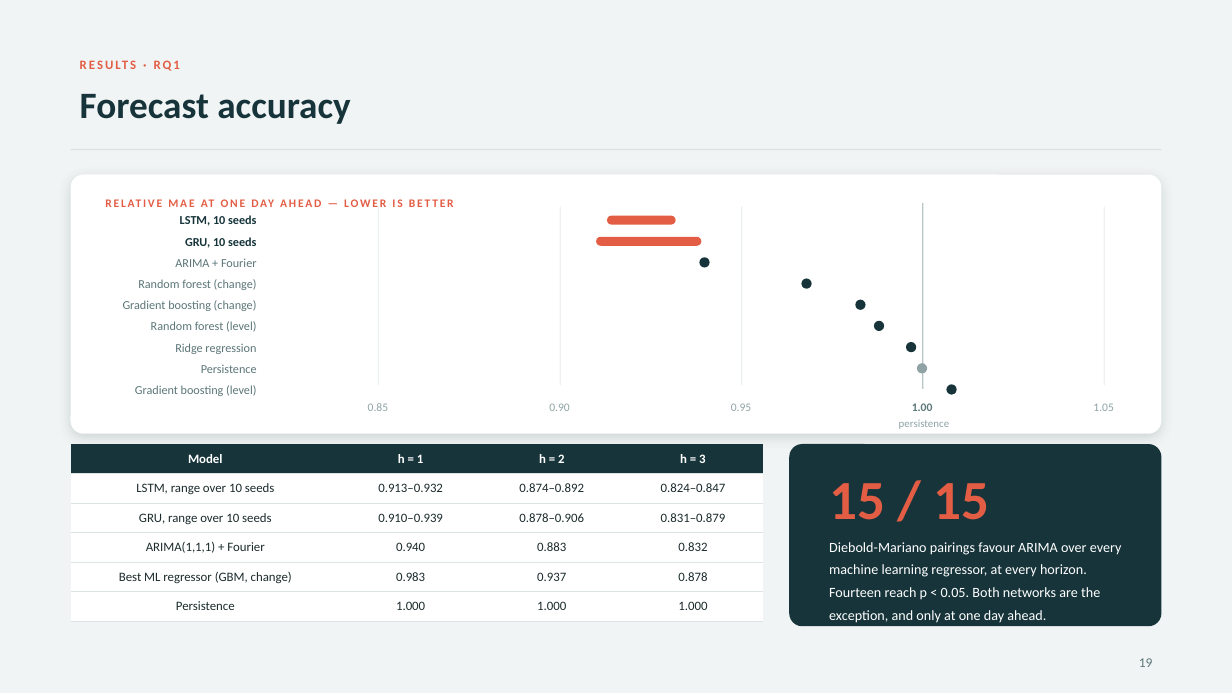
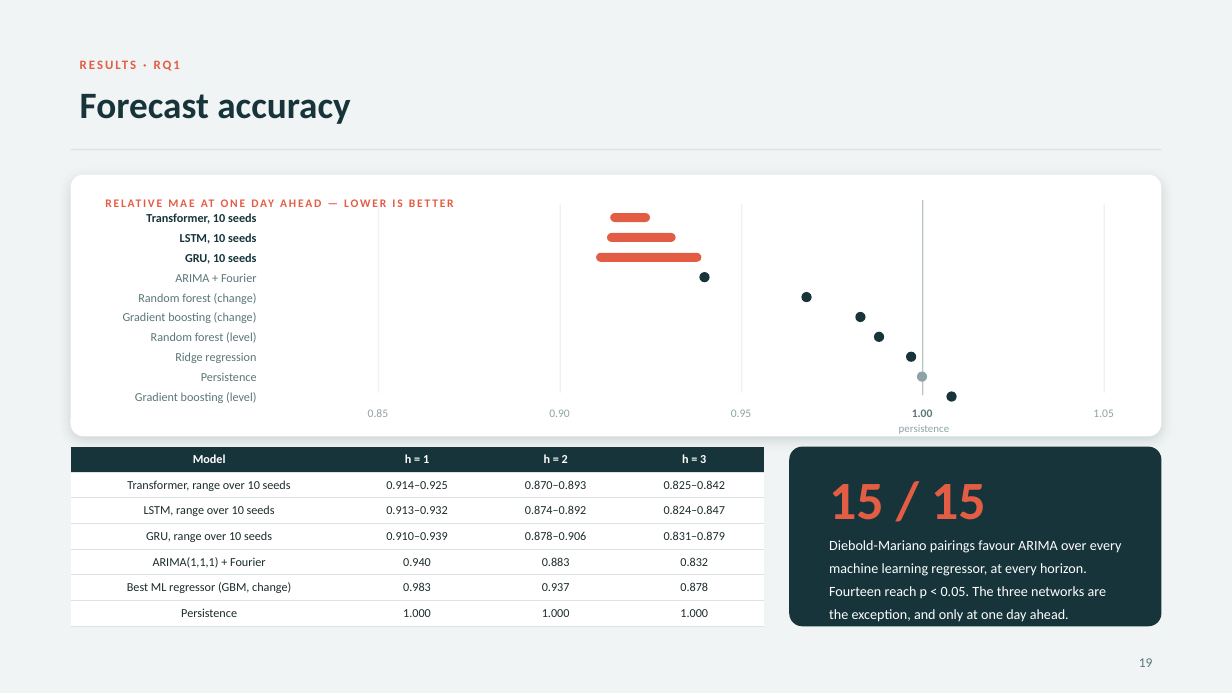
Before and after one commit to JC16092/mth5000-aqi-forecast, a slide deck: slide 19 of presentation/slides_v2.pptx. Drawn at 1232x693 pixels with LibreOffice and Linux fonts; fonts in the diff are those of the drawing. Boxes give left, top, right and bottom in pixels: in the first picture for what was removed or moved away, otherwise in the second. Text is boxed around its words. In the diff, an @@ line names an element or a change of style, - is before the commit and + after.

```diff
--- a/presentation/slides_v2.pptx
+++ b/presentation/slides_v2.pptx
@@ rounded rectangle at (70,175,1162,436): proportions changed @@
@@ rectangle: place and size @@
-rectangle at (378,207,379,385)
+rectangle at (378,204,379,393)
@@ rectangle: place and size @@
-rectangle at (560,207,561,385)
+rectangle at (560,204,561,393)
@@ rectangle: place and size @@
-rectangle at (741,207,742,385)
+rectangle at (741,204,742,393)
@@ rectangle: place and size @@
-rectangle at (922,202,923,388)
+rectangle at (922,201,923,396)
@@ rectangle: place and size @@
-rectangle at (1104,207,1104,385)
+rectangle at (1104,204,1104,393)
@@ text at (146,213,256,224): text changed @@
-LSTM, 10 seeds
+Transformer, 10 seeds
@@ text at (180,233,256,244): text changed @@
-GRU, 10 seeds
+LSTM, 10 seeds
@@ rounded rectangle: place and size @@
-rounded rectangle at (596,237,701,246)
+rounded rectangle at (607,233,676,242)
@@ rounded rectangle: place and size @@
-rounded rectangle at (607,215,676,225)
+rounded rectangle at (610,213,650,223)
@@ text "ARIMA + Fourier": place and size @@
-text "ARIMA + Fourier" at (175,258,257,267)
+text "ARIMA + Fourier" at (175,273,257,282)
@@ text added at (185,253,256,264), 9.5 pt, text #16343A, bold @@
+GRU, 10 seeds
@@ rounded rectangle added at (596,253,701,262), fill #E35D45 @@
@@ text "Random forest (change)": place and size @@
-text "Random forest (change)" at (138,279,257,290)
+text "Random forest (change)" at (138,293,257,304)
@@ ellipse: place and size @@
-ellipse at (801,278,811,288)
+ellipse at (700,272,710,282)
@@ ellipse: place and size @@
-ellipse at (856,299,866,310)
+ellipse at (801,292,811,302)
@@ 4 texts: place and size @@
-4 texts at (123,300,257,373)
+4 texts at (123,312,257,381)
@@ ellipse: place and size @@
-ellipse at (874,321,884,331)
+ellipse at (856,312,866,323)
@@ ellipse: place and size @@
-ellipse at (907,342,917,352)
+ellipse at (874,332,884,342)
@@ ellipse: place and size @@
-ellipse at (917,363,927,373)
+ellipse at (907,352,917,362)
@@ ellipse at (907,352,917,362): fill #8FA3A4 to #16343A @@
@@ 7 texts: place and size @@
-7 texts at (135,385,1113,429)
+7 texts at (135,392,1113,434)
@@ ellipse: place and size @@
-ellipse at (946,384,957,395)
+ellipse at (917,372,927,382)
@@ ellipse at (917,372,927,382): fill #16343A to #8FA3A4 @@
@@ ellipse: place and size @@
-ellipse at (700,257,710,267)
+ellipse at (946,392,957,402)
@@ table at (70,446,763,621) @@
+row 2: Transformer, range over 10 seeds | 0.914–0.925 | 0.870–0.893 | 0.825–0.842
@@ rounded rectangle at (789,446,1162,626): proportions changed @@
@@ text "15 / 15" at (829,484,986,520): size 43 to 42 pt @@
@@ text at (829,563,1107,622): text changed @@
-Diebold-Mariano pairings favour ARIMA over every machine learning regressor, at every horizon. Fourteen reach p < 0.05. Both networks are the exception, and only at one day ahead.
+Diebold-Mariano pairings favour ARIMA over every machine learning regressor, at every horizon. Fourteen reach p < 0.05. The three networks are the exception, and only at one day ahead.
```
Also in this commit, not shown: 7 other slides changed, 3 other files.
